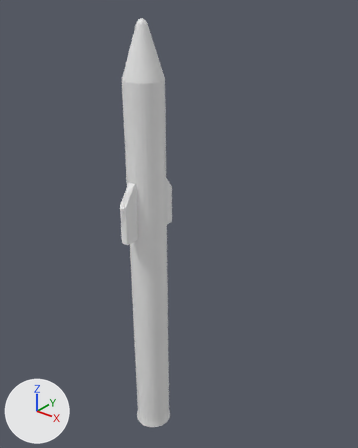
One commit to the Blender file Arman/spacexMODELS/supership.blend: the scene before it, then after it.
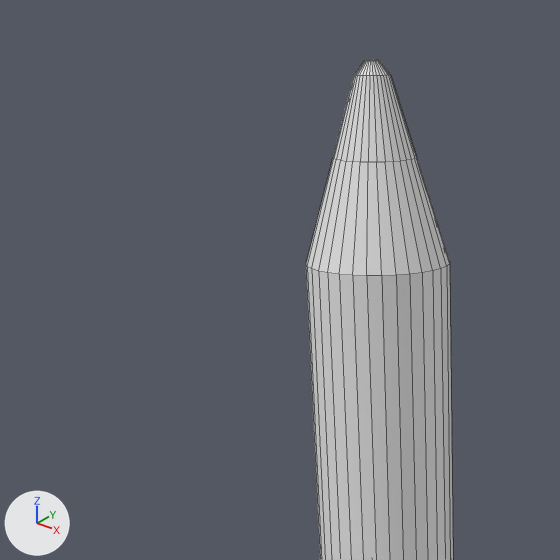
The first picture shows the older version from a 50 mm camera at (29.1, 41.9, 50.1) aimed at (2.7, 74.8, 29.7). The close-ups show both versions on the part from 8% to 55% of the width and 0% to 38% of the height of that picture; other places that the commit changed are outside them. Lighting does not change. The marker at lower left points along +X, +Y and +Z. The close-ups show mesh edges as thin lines.
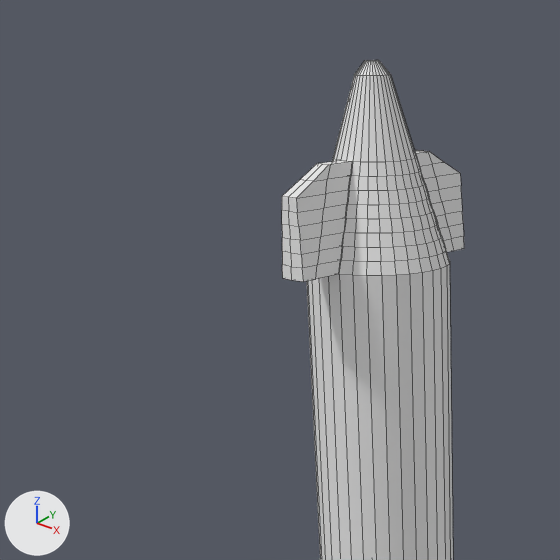
Location of each change, [x1, y1, x2, y2] in pixels of the close-ups (560 x 560 px):
'Cylinder', reshaped
    before: [306, 60, 453, 560]
    after: [282, 60, 464, 560]
part 1 of me_cylinder, added
    after: [282, 150, 464, 282]

The edits, one by one:
me_cylinder is used by ob_cylinder; location (3.99, 69.14, 11.08); scale (1.57, 1.57, 0.279).
me_cylinder had 1492 vertices, 1401 faces, 2 loose edges and spanned x -1.1..1.1, y -1.9..1.9, z -1.0..131.8.
me_cylinder now has 1827 vertices, 1728 faces, 2 loose edges and spans x -1.1..1.1, y -1.9..1.9, z -1.0..131.8.
me_cylinder part 1: 335 vertices added at x -0.9..0.9, y -1.7..1.7, z 117.2..125.0.
